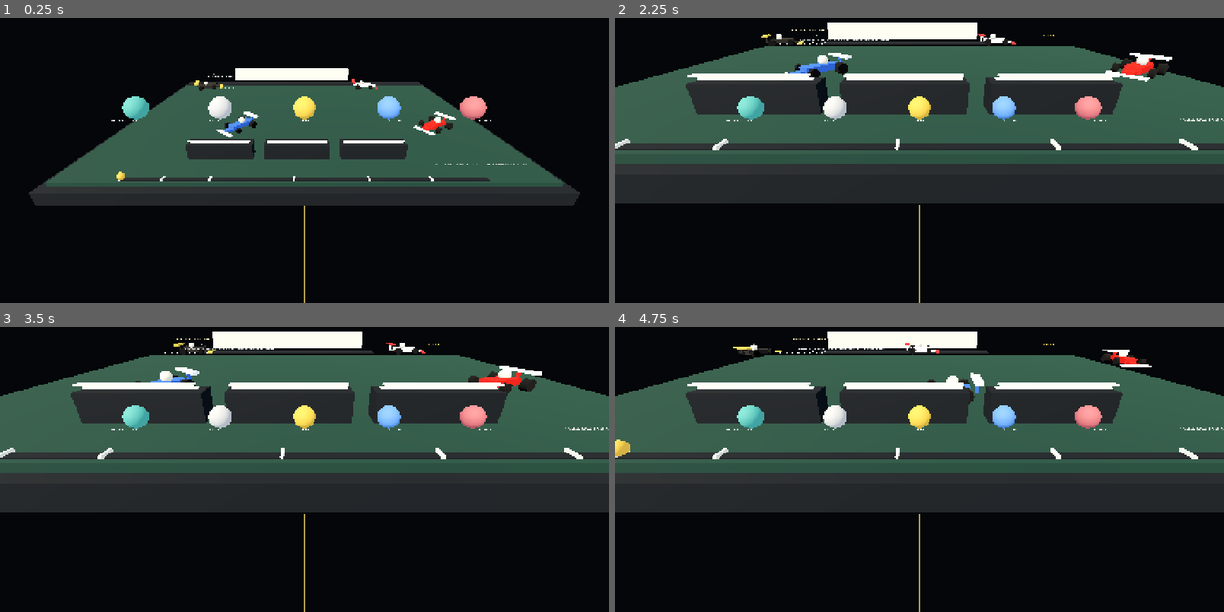
Above: before the commit, frames 1-4 (two rows, left to right).
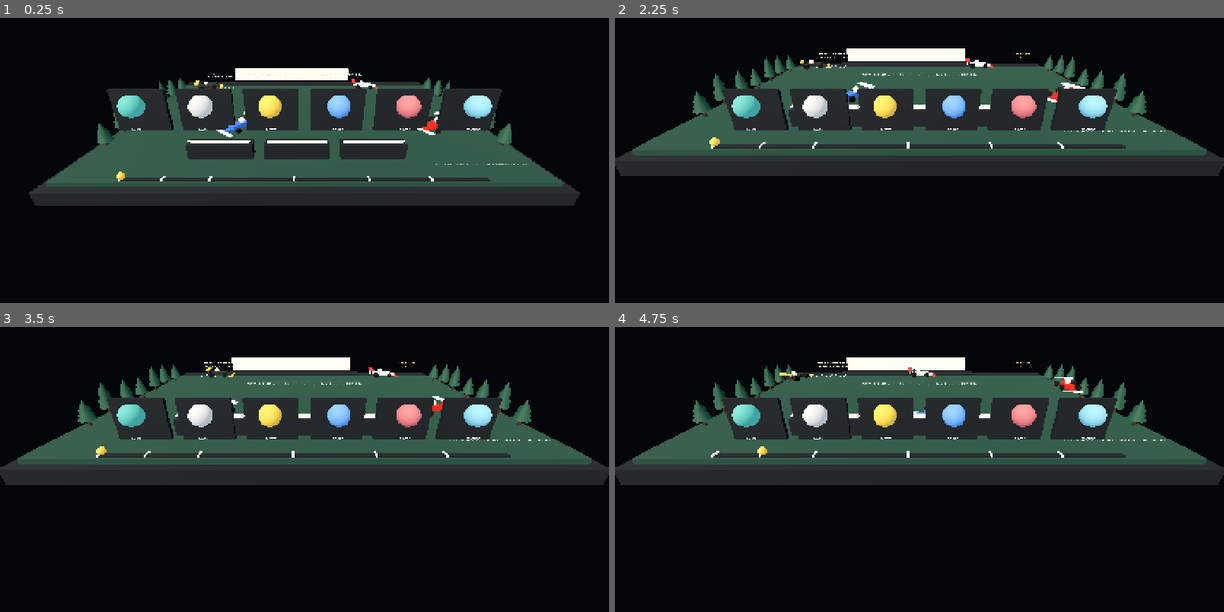
Above: after the commit, the same moments.

Repository: lasmith1689-sys/iphone-native-game-ports-public
Game: Godot game, scene res://scenes/main.tscn
Same seed, same stepped clock (60 frames per second), same inputs: the game is played once before the commit and once after it.
Inputs:
- Up to frame 1 (0.25 s): no input
- Up to frame 2 (2.25 s): tap Enter at 0.5, 2 s; tap N at 0.6 s; tap Space at 0.77, 1.25, 1.52 s; tap P at 1.35 s; tap M at 2.1 s
- Up to frame 3 (3.5 s): tap Space at 2.75, 3.02 s; tap F at 2.85 s
- Up to frame 4 (4.75 s): tap Enter at 3.5 s; tap R at 3.6 s; tap Space at 3.77, 4.52 s; tap N at 4.35 s

The runs differ from the first frame. In frame 1, 8.4% of the frame differs, in the area x 16-84%, y 19-100%; in frame 2, 37%; in frame 3, 37%; in frame 4, 38%, in the area x 0-100%, y 1-100%.

Commit message:
Quest3 v0.6: two-handed XR controls, recenter, improved diorama and CI-gated installable APK

Diff:
--- a/GrandPrixTimeMachine_Quest3_Godot/scripts/main.gd
+++ b/GrandPrixTimeMachine_Quest3_Godot/scripts/main.gd
@@ -1,6 +1,7 @@
 extends Node3D
 ## Grand Prix Time Machine — Fuji 1976 standalone OpenXR experience.
 ## Historical BEATS are documented. Geometry, cars and playback are illustrative.
+## v0.6: two-controller aim/trigger actions, hover feedback and recenter.
 
 const Track = preload("res://scripts/track.gd")
 const LENGTH := 123.0
@@ -24,6 +25,7 @@
 @onready var xr_camera: XRCamera3D = $XROrigin3D/XRCamera3D
 @onready var desktop_camera: Camera3D = $DesktopPreviewCamera
 @onready var right_controller: XRController3D = $XROrigin3D/RightController
+@onready var left_controller: XRController3D = $XROrigin3D/LeftController
 var xr_interface: XRInterface
 var xr_active := false
 var passthrough_active := false
@@ -40,13 +42,17 @@
 var chapter := -1
 var expanded := false
 var tabletop_scale := 0.94
-var last_trigger := false
+var trigger_down := {"left": false, "right": false}
+var center_down := {"left": false, "right": false}
+var beams: Dictionary = {}
+var hovered_action := ""
 var intro_time := 0.0
 
 func _ready() -> void:
     _make_environment()
     _build_diorama()
-    _add_pointer()
+    _add_pointer(left_controller, "left")
+    _add_pointer(right_controller, "right")
     _recenter()
     call_deferred("_start_xr")
 
@@ -169,8 +175,25 @@
     var inst := MeshInstance3D.new()
     inst.name = name
     inst.mesh = mesh.commit()
-    inst.material_override = _material(color)
+    # Damp pavement sheen without expensive full-screen reflections.
+    inst.material_override = _material(color, 0.27 if name == "asphalt" else 0.82)
     board.add_child(inst)
+
+func _pine_tree(center: Vector3, height: float) -> void:
+    _box(board, "tree trunk", center + Vector3.UP * height * 0.17,
+        Vector3(0.006, height * 0.34, 0.006), Color(0.20, 0.14, 0.08))
+    for layer in range(3):
+        var crown := MeshInstance3D.new()
+        crown.name = "six-sided pine crown"
+        var cone := CylinderMesh.new()
+        cone.top_radius = 0.0
+        cone.bottom_radius = 0.023 - 0.004 * layer
+        cone.height = height * 0.47
+        cone.radial_segments = 6
+        crown.mesh = cone
+        crown.material_override = _material(Color(0.07 + layer * 0.012, 0.24, 0.18))
+        crown.position = center + Vector3.UP * height * (0.48 + 0.19 * layer)
+        board.add_child(crown)
 
 func _make_car(key: String, body_color: Color, accent_color: Color) -> void:
     var car := Node3D.new()
@@ -218,6 +241,11 @@
         p.y = 0.038
         var slot := _box(board, "grid", p, Vector3(0.035, 0.002, 0.002), COLORS.cream)
         slot.rotation.y = atan2(track.tangent(t).x, track.tangent(t).z)
+    # Low-poly trees remain outside the car route.
+    for side in [-1.0, 1.0]:
+        for i in range(7):
+            _pine_tree(Vector3(side * (0.594 + 0.004 * float(i % 2)), 0.011,
+                -0.24 + 0.084 * float(i)), 0.068 + 0.013 * float(i % 3))
     for i in range(3):
         _box(board, "grandstand", Vector3(-0.22 + 0.2 * i, 0.047, 0.345), Vector3(0.17, 0.042, 0.034), COLORS.charcoal)
         for row in range(3):
@@ -237,27 +265,33 @@
     _label("disclaimer", "ILLUSTRATIVE MODEL | NOT LAP ACCURATE", Vector3(0.56, 0.031, 0.39), 0.011, COLORS.cream, true)
     _label("state", "PLAY 1X", Vector3(0.55, 0.070, -0.36), 0.018, COLORS.gold, true)
     _label("chapter", "01 / 06", Vector3(0.55, 0.046, -0.385), 0.014, COLORS.gold, true)
-    _add_button("PLAY / PAUSE", -0.50, Color(0.29, 0.63, 0.57), "pause")
-    _add_button("BACK", -0.25, Color(0.76, 0.75, 0.73), "previous")
-    _add_button("NEXT", 0.0, Color(0.94, 0.70, 0.24), "next")
-    _add_button("SCALE", 0.25, Color(0.34, 0.53, 0.89), "scale")
-    _add_button("SPEED", 0.50, Color(0.78, 0.36, 0.37), "speed")
+    _add_button("PLAY", -0.50, Color(0.29, 0.63, 0.57), "pause")
+    _add_button("BACK", -0.30, Color(0.76, 0.75, 0.73), "previous")
+    _add_button("NEXT", -0.10, Color(0.94, 0.70, 0.24), "next")
+    _add_button("SCALE", 0.10, Color(0.34, 0.53, 0.89), "scale")
+    _add_button("SPEED", 0.30, Color(0.78, 0.36, 0.37), "speed")
+    _add_button("CENTER", 0.50, Color(0.43, 0.70, 0.79), "center")
+    var hint := _label("control_hint", "AIM + TRIGGER TO SELECT   |   B/Y TO RECENTER",
+        Vector3(0.0, 0.130, 0.0), 0.014, COLORS.cream, false, ui_panel)
+    hint.rotation.x = 0.0
+    hint.horizontal_alignment = HORIZONTAL_ALIGNMENT_CENTER
     _update_story()
     _update_cars()
 
 func _add_button(label_text: String, x: float, color: Color, action: String) -> void:
-    # Keep controls physically accessible in both tabletop and room-scale modes.
-    # The controls are a separate fixed-scale panel, never children of the board.
-    var orb := _sphere(ui_panel, "Action " + label_text, Vector3(x, 0.028, 0.0), 0.034, color)
-    var label3d := _label("button_" + label_text, label_text, Vector3(x, 0.015, 0.060), 0.011, Color.WHITE, false, ui_panel)
+    _box(ui_panel, "Button backing " + label_text,
+        Vector3(x, 0.012, -0.020), Vector3(0.164, 0.135, 0.012), COLORS.charcoal)
+    var orb := _sphere(ui_panel, "Action " + label_text, Vector3(x, 0.040, 0.017), 0.034, color)
+    var label3d := _label("button_" + label_text, label_text,
+        Vector3(x, -0.032, 0.025), 0.012, Color.WHITE, false, ui_panel)
+    label3d.rotation.x = 0.0
     label3d.horizontal_alignment = HORIZONTAL_ALIGNMENT_CENTER
     controls.append({"orb": orb, "action": action})
 
-func _add_pointer() -> void:
-    # A narrow virtual laser follows the right controller and makes the
-    # interaction discoverable without requiring proprietary hand SDKs.
+func _add_pointer(controller: XRController3D, side: String) -> void:
+    # Never show a phantom pointer if tracking is lost.
     var beam := MeshInstance3D.new()
-    beam.name = "Right controller pointing ray"
+    beam.name = side + " controller pointer"
     var ray := CylinderMesh.new()
     ray.top_radius = 0.0015
     ray.bottom_radius = 0.0015
@@ -269,7 +303,33 @@
     beam.material_override = mat
     beam.rotation.x = PI / 2.0
     beam.position.z = -0.8
-    right_controller.add_child(beam)
+    beam.visible = false
+    controller.add_child(beam)
+    beams[side] = beam
+
+func _hit_control(controller: XRController3D) -> String:
+    var origin: Vector3 = controller.global_position
+    var direction: Vector3 = -controller.global_transform.basis.z.normalized()
+    var nearest := 100.0
+    var selected := ""
+    for b in controls:
+        var center: Vector3 = (b.orb as Node3D).global_position
+        var along: float = (center - origin).dot(direction)
+        if along < 0.025 or along > 2.0:
+            continue
+        var radius: float = 0.066
+        if (center - (origin + direction * along)).length() < radius and along < nearest:
+            nearest = along
+            selected = b.action
+    return selected
+
+func _show_hover(action: String) -> void:
+    if action == hovered_action:
+        return
+    hovered_action = action
+    for b in controls:
+        var orb := b.orb as MeshInstance3D
+        orb.scale = Vector3.ONE * (1.19 if b.action == action else 1.0)
 
 func _update_story() -> void:
     chapter = 0
@@ -318,26 +378,28 @@
 func _read_controller() -> void:
     if not xr_active:
         return
-    var v := right_controller.get_float("trigger")
-    var pressed := v > 0.65 or right_controller.is_button_pressed("trigger_click")
-    if pressed and not last_trigger:
-        var origin: Vector3 = right_controller.global_position
-        var direction: Vector3 = -right_controller.global_transform.basis.z.normalized()
-        var nearest := 100.0
-        var selected := ""
-        for b in controls:
-            var center: Vector3 = (b.orb as Node3D).global_position
-            var along: float = (center - origin).dot(direction)
-            if along < 0.025 or along > 2.0:
-                continue
-            # Fixed-scale controls: never multiply hit radius by diorama size.
-            var radius: float = 0.066
-            if (center - (origin + direction * along)).length() < radius and along < nearest:
-                nearest = along
-                selected = b.action
-        if selected != "":
-            _action(selected)
-    last_trigger = pressed
+    var current_hover := ""
+    # Each hand has independent rising-edge trigger and recenter latches.
+    for side in ["left", "right"]:
+        var controller: XRController3D = left_controller if side == "left" else right_controller
+        var tracked := controller.get_is_active() and controller.get_has_tracking_data()
+        (beams[side] as MeshInstance3D).visible = tracked
+        if not tracked:
+            trigger_down[side] = false
+            center_down[side] = false
+            continue
+        var hit := _hit_control(controller)
+        if current_hover == "" and hit != "":
+            current_hover = hit
+        var pressed := controller.get_float("trigger") > 0.65 or controller.is_button_pressed("trigger_click")
+        if pressed and not bool(trigger_down[side]) and hit != "":
+            _action(hit)
+        trigger_down[side] = pressed
+        var center_pressed := controller.is_button_pressed("by_button")
+        if center_pressed and not bool(center_down[side]):
+            _action("center")
+        center_down[side] = center_pressed
+    _show_hover(current_hover)
 
 func _action(action: String) -> void:
     match action:
@@ -352,7 +414,7 @@
             _update_story()
         "scale":
             expanded = not expanded
-            board.scale = Vector3.ONE * (5.5 if expanded else tabletop_scale)
+            board.scale = Vector3.ONE * (2.30 if expanded else tabletop_scale)
             _recenter()
         "speed": speed = 1.0 if speed >= 4.0 else speed * 2.0
         "center": _recenter()
@@ -366,7 +428,7 @@
         forward = Vector3.FORWARD
     else:
         forward = forward.normalized()
-    board.global_position = cam.global_position + forward * (3.7 if expanded else 0.91) - Vector3.UP * (0.90 if expanded else 0.40)
+    board.global_position = cam.global_position + forward * (2.05 if expanded else 0.91) - Vector3.UP * (0.68 if expanded else 0.40)
     # Board local +Z is its viewer-facing edge. Aim it back toward the headset;
     # the previous heading flipped the diorama 180 degrees at default forward.
     board.rotation.y = atan2(-forward.x, -forward.z)
Not shown, changed: GrandPrixTimeMachine_Quest3_Godot/export_presets.cfg
Not shown, changed: GrandPrixTimeMachine_Quest3_Godot/install/READ_ME_FIRST.txt
Not shown, changed: .github/workflows/grand-prix-quest3.yml
Not shown, changed: GrandPrixTimeMachine_Quest3_Godot/README.md
Not shown, changed: GrandPrixTimeMachine_Quest3_Godot/docs/HISTORICAL_SOURCES.md
Not shown, changed: GrandPrixTimeMachine_Quest3_Godot/docs/QUEST_ACCEPTANCE.md
Not shown, added: GrandPrixTimeMachine_Quest3_Godot/tests/test_interaction_v06.py
Not shown, changed: GrandPrixTimeMachine_Quest3_Godot/tests/test_quest.py
Not shown, changed: GrandPrixTimeMachine_Quest3_Godot/tests/test_quest_install.py
Not shown, changed: GrandPrixTimeMachine_Quest3_Godot/tests/test_runtime_contract.py
Not shown, changed: README.md
